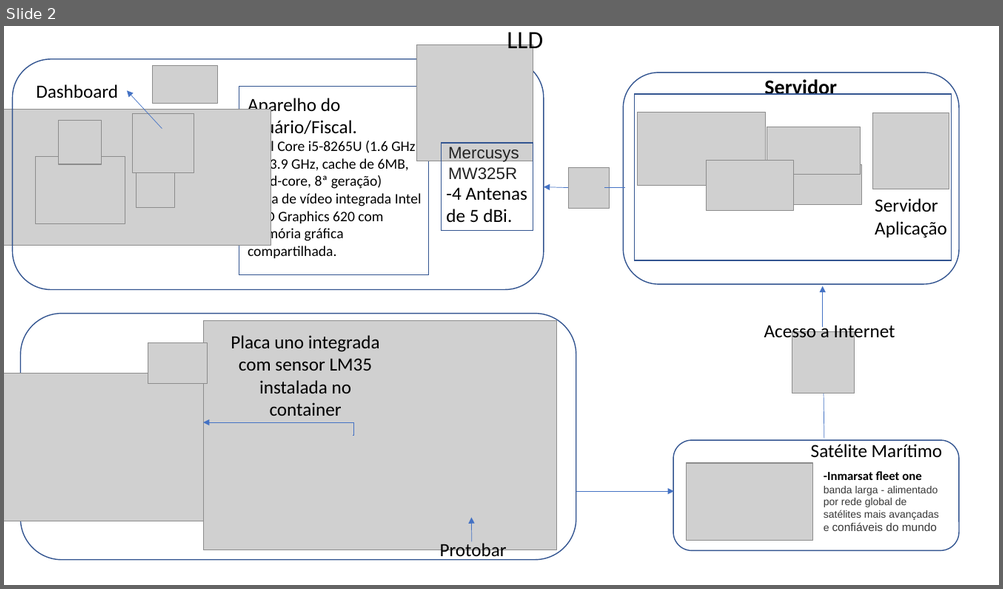
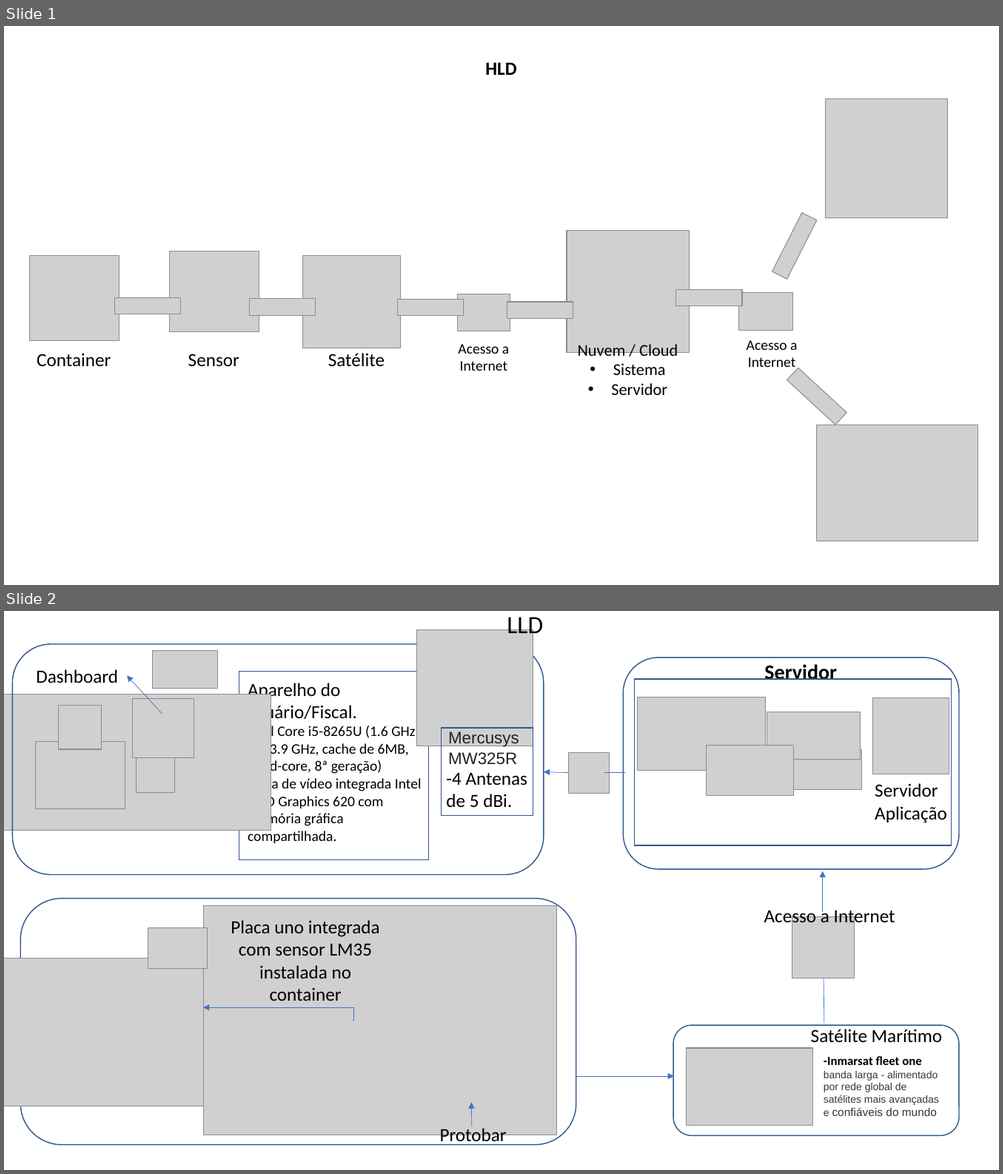
Before and after one commit to rafael-rochaalmeida/Harbor-Solutions, a slide deck: Documentação/HLD -LLD (1).pptx. Shown one above the other, each under a label of ours: slide 2 before the commit, slides 1 and 2 after it. The pictures are 1003x589 and 1003x1174 pixels, drawn with LibreOffice and Linux fonts; fonts in the diff are those of the drawing; grey boxes stand for pictures. Boxes give left, top, right and bottom in pixels: in the first picture for what was removed or moved away, otherwise in the second. Text is boxed around its words. In the diff, an @@ line names an element or a change of style, - is before the commit and + after.

```diff
--- a/Documentação/HLD -LLD (1).pptx
+++ b/Documentação/HLD -LLD (1).pptx
@@ slide 1 added at (4,26,999,585), background #FFFFFF @@
@@ text added at (485,62,516,75), 18 pt, text #000000, bold @@
+HLD
@@ picture added at (825,99,948,218) @@
@@ picture added at (772,213,817,279) @@
@@ picture added at (566,230,689,353) @@
@@ picture added at (29,256,119,340) @@
@@ picture added at (170,251,260,332) @@
@@ picture added at (302,256,401,348) @@
@@ picture added at (676,290,742,306) @@
@@ picture added at (114,298,180,315) @@
@@ picture added at (250,299,315,315) @@
@@ picture added at (397,299,463,315) @@
@@ picture added at (458,295,511,332) @@
@@ picture added at (507,302,572,318) @@
@@ picture added at (739,292,793,330) @@
@@ text added at (37,353,111,367), 18 pt, text #000000 @@
+Container
@@ text added at (188,354,239,367), 18 pt, text #000000 @@
+Sensor
@@ text added at (328,353,384,366), 18 pt, text #000000 @@
+Satélite
@@ text added at (458,344,509,371), 14 pt, text #000000 @@
+Acesso a Internet
@@ text added at (578,344,677,395), 16 pt, text #000000 @@
+Nuvem / Cloud
+• Sistema
+• Servidor
@@ text added at (746,340,797,372), 14 pt, text #000000 @@
+Acesso a Internet
@@ picture added at (787,369,846,425) @@
@@ picture added at (817,425,978,542) @@
```
Also in this commit, not shown: 1 slide removed, 1 other file.
